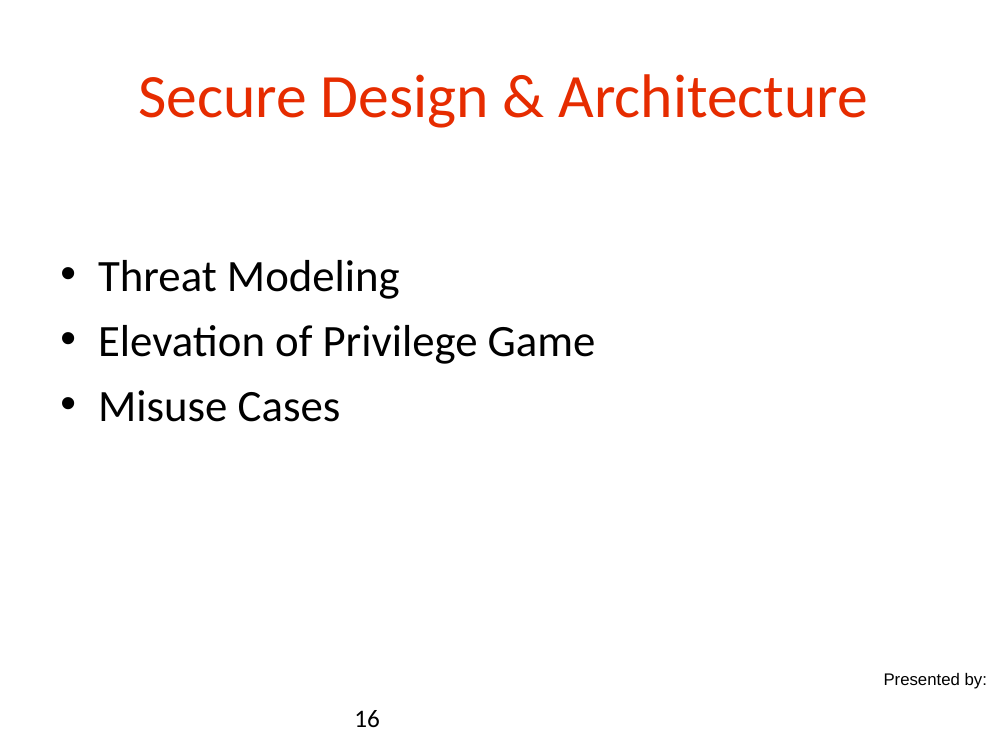
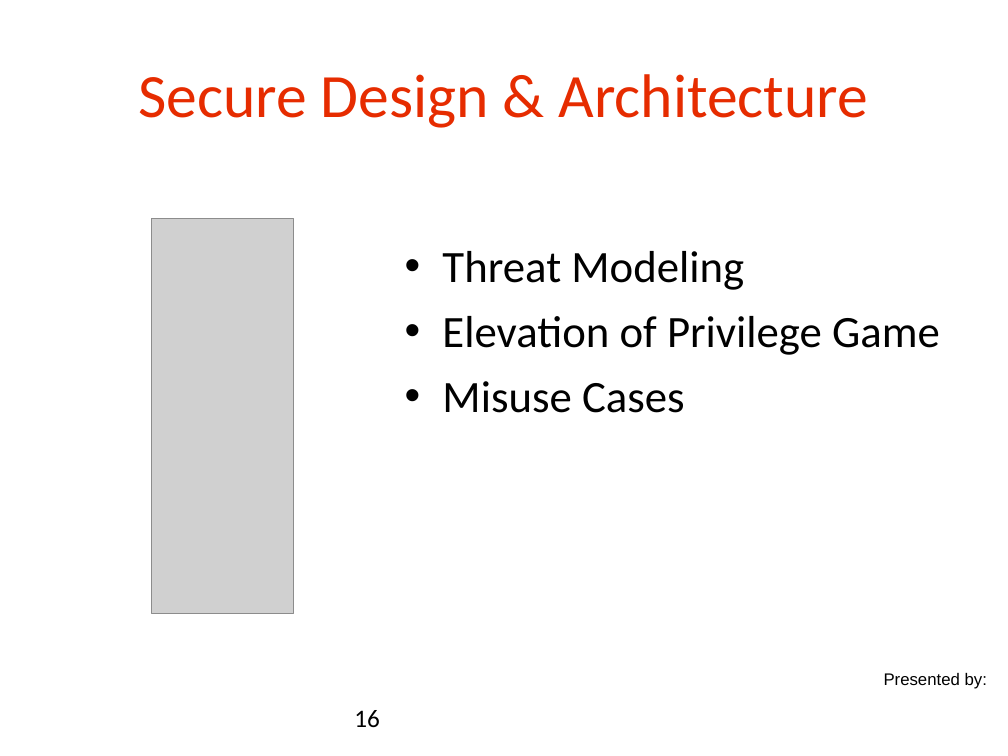
Before and after one commit to danielsomerfield/app-sec-presentation, a slide deck: slide 16 of AppSec Presentation Deck Day 5.ppt. Drawn at 1008x756 pixels with LibreOffice and Linux fonts; fonts in the diff are those of the drawing; grey boxes stand for pictures; background and template pictures are left out. Boxes give left, top, right and bottom in pixels: in the first picture for what was removed or moved away, otherwise in the second. Text is boxed around its words. In the diff, an @@ line names an element or a change of style, - is before the commit and + after.

```diff
--- a/AppSec Presentation Deck Day 5.ppt
+++ b/AppSec Presentation Deck Day 5.ppt
@@ text "Threat Modeling": place and size @@
-text "Threat Modeling" at [98,260,596,422]
+text "Threat Modeling" at [442,251,940,413]
@@ picture added at [151,219,293,614] @@
```
Also in this commit, not shown: 4 other slides changed, 1 slide added, 3 other files.
